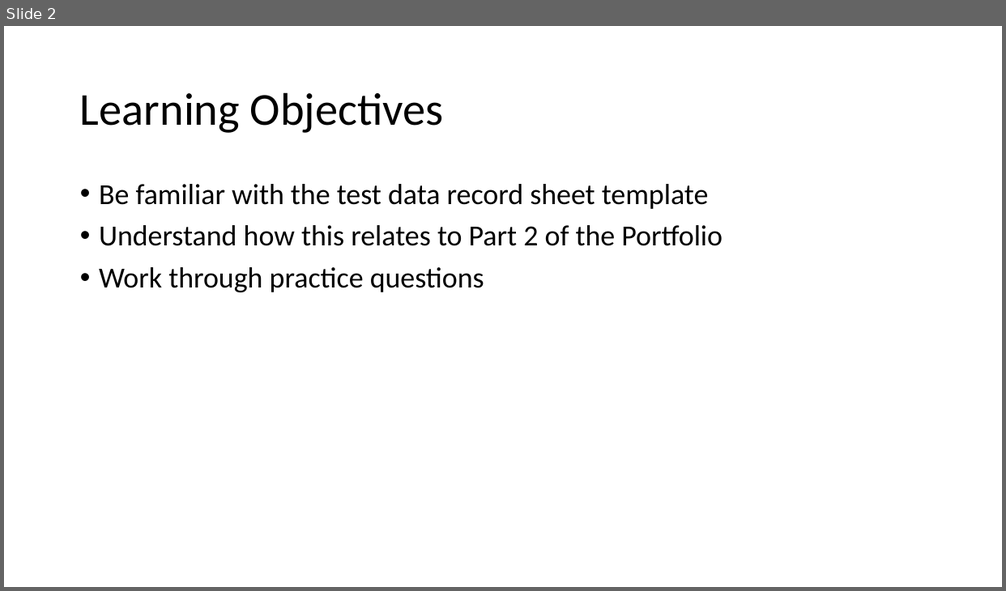
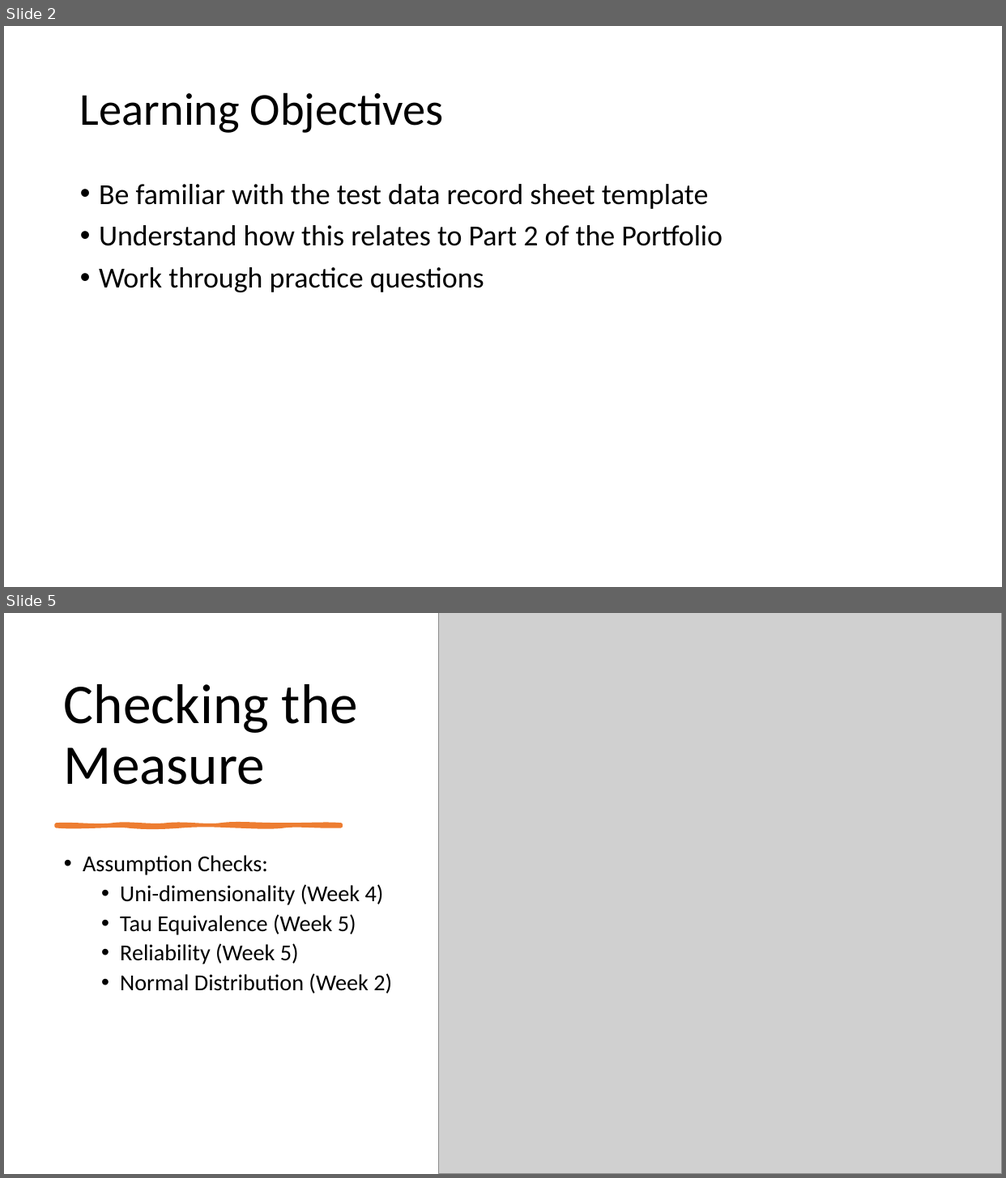
Before and after one commit to OliJimbo/Student_Materials, a slide deck: Week 6/Workshop_Materials/Week 6 Workshop.pptx. Shown one above the other, each under a label of ours: slide 2 before the commit, slides 2 and 5 after it; the slides between them are not shown. The pictures are 1006x591 and 1006x1178 pixels, drawn with LibreOffice and Linux fonts; fonts in the diff are those of the drawing; grey boxes stand for pictures. Boxes give left, top, right and bottom in pixels: in the first picture for what was removed or moved away, otherwise in the second. Text is boxed around its words. In the diff, an @@ line names an element or a change of style, - is before the commit and + after.

```diff
--- a/Week 6/Workshop_Materials/Week 6 Workshop.pptx
+++ b/Week 6/Workshop_Materials/Week 6 Workshop.pptx
@@ slide 5 added at box(4, 613, 1002, 1174), background #FFFFFF @@
@@ picture added at box(439, 613, 1002, 1174) @@
@@ title added at box(64, 684, 358, 785), 54 pt, text #000000 @@
+Checking the Measure
@@ freeform shape added at box(57, 825, 341, 826), fill #ED7D31, outline #ED7D31 3.5 pt @@
@@ text added at box(83, 855, 392, 994), 22 pt, text #000000 @@
+• Assumption Checks:
+  • Uni-dimensionality (Week 4)
+  • Tau Equivalence (Week 5)
+  • Reliability (Week 5)
+  • Normal Distribution (Week 2)
```
Also in this commit, not shown: 1 slide changed, 20 other slides added, 1 other file.
